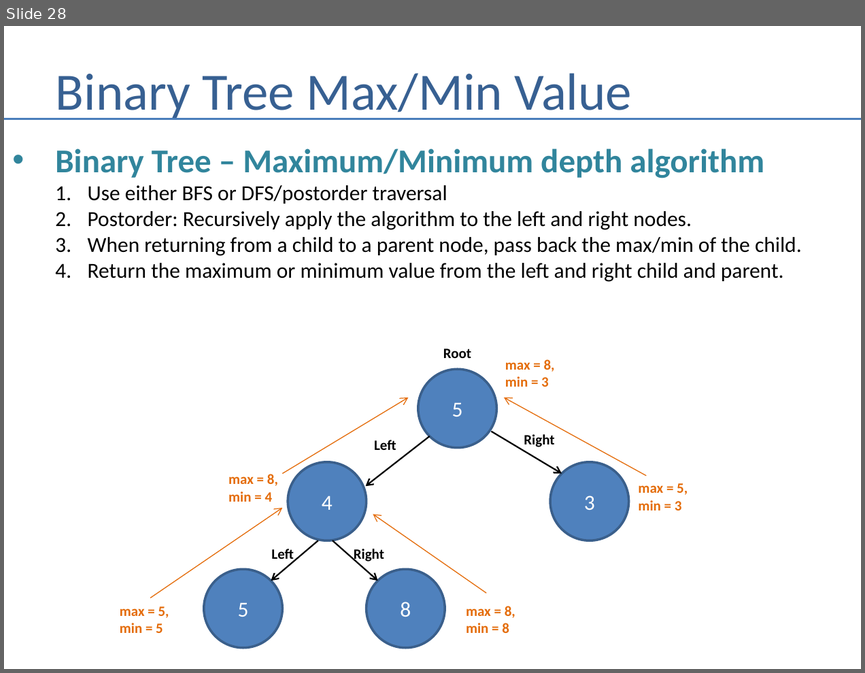
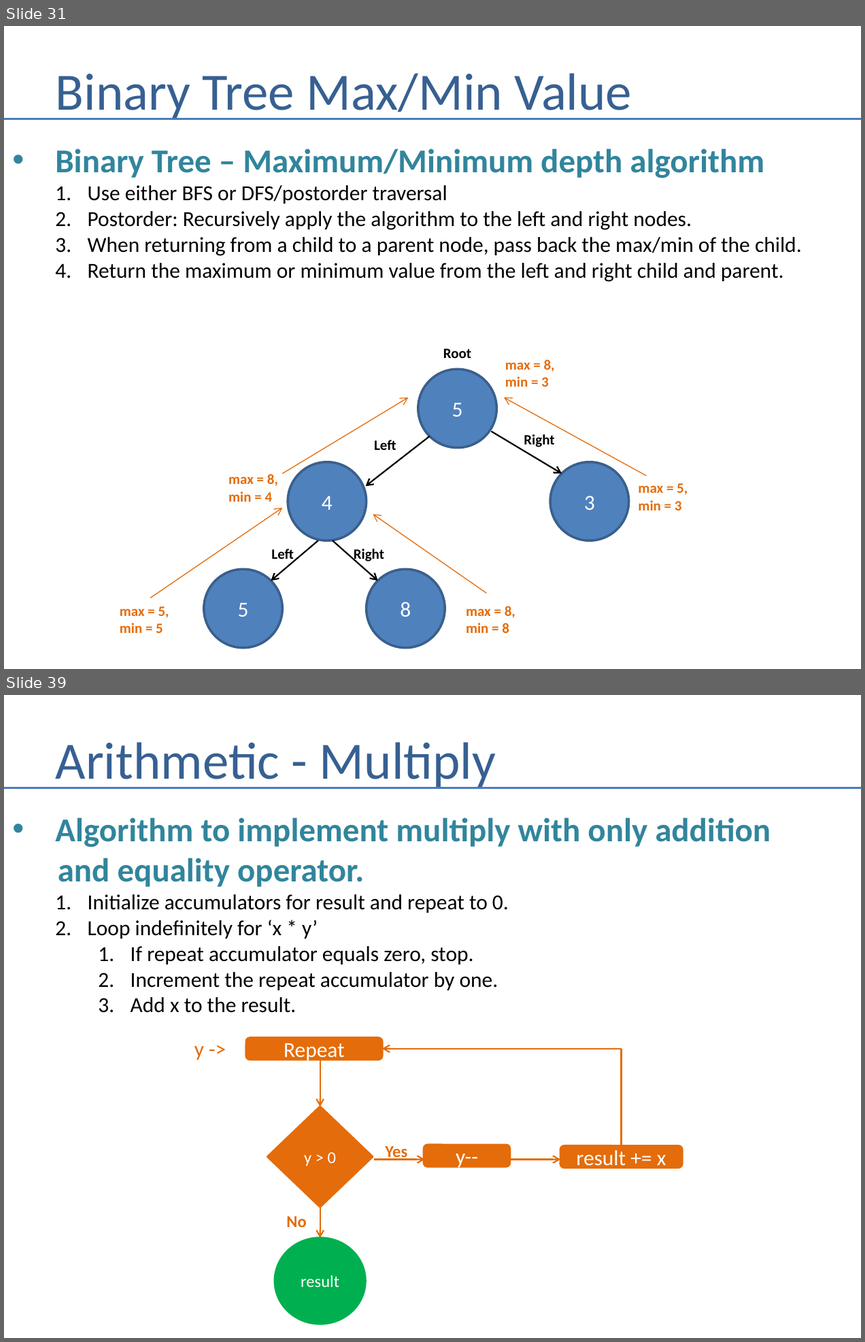
Before and after one commit to andrewferlitsch/Portland-Data-Science-Group, a slide deck: Presentations/Whiteboarding.pptx. Shown one above the other, each under a label of ours: slide 28 before the commit, slides 31 and 39 after it; the slides between them are not shown. The pictures are 865x673 and 865x1342 pixels, drawn with LibreOffice and Linux fonts; fonts in the diff are those of the drawing. Boxes give left, top, right and bottom in pixels: in the first picture for what was removed or moved away, otherwise in the second. Text is boxed around its words. In the diff, an @@ line names an element or a change of style, - is before the commit and + after.

```diff
--- a/Presentations/Whiteboarding.pptx
+++ b/Presentations/Whiteboarding.pptx
@@ slide 39 added at (4,695,861,1338), background #FFFFFF @@
@@ title added at (56,742,496,789), 44 pt, text #376092 @@
+Arithmetic - Multiply
@@ line added from (4, 787) to (861, 787), #4B7EBC 1.5 pt @@
@@ text added at (55,817,770,1013), 18 pt, text #000000 @@
+• Algorithm to implement multiply with only addition
+and equality operator.
+  1. Initialize accumulators for result and repeat to 0.
+  2. Loop indefinitely for ‘x * y’
+    1. If repeat accumulator equals zero, stop.
+    2. Increment the repeat accumulator by one.
+    3. Add x to the result.
@@ rounded rectangle added at (247,1038,382,1059), fill #E46C0A, outline #E46C0A 2 pt, 18 pt, text #FFFFFF @@
+Repeat
@@ text added at (194,1046,204,1059), 18 pt, text #E46C0A @@
+y ->
@@ arrow added from (320, 1059) to (320, 1106), #E46C0A 1.25 pt @@
@@ arrow added from (621, 1048) to (382, 1048), #E46C0A 1.25 pt @@
@@ line added from (621, 1146) to (621, 1048), #E46C0A 1.25 pt @@
@@ diamond added at (268,1106,373,1206), fill #E46C0A, outline #E46C0A 2 pt, 14 pt, text #FFFFFF @@
+y > 0
@@ arrow added from (373, 1159) to (425, 1159), #E46C0A 1.25 pt @@
@@ text added at (385,1146,407,1160), 14 pt, text #E46C0A, bold @@
+Yes
@@ rounded rectangle added at (424,1145,509,1166), fill #E46C0A, outline #E46C0A 2 pt, 18 pt, text #FFFFFF @@
+y--
@@ arrow added from (509, 1159) to (560, 1159), #E46C0A 1.25 pt @@
@@ rounded rectangle added at (560,1146,682,1167), fill #E46C0A, outline #E46C0A 2 pt, 18 pt, text #FFFFFF @@
+result += x
@@ text added at (286,1216,306,1227), 14 pt, text #E46C0A, bold @@
+No
@@ arrow added from (320, 1206) to (320, 1238), #E46C0A 1.25 pt @@
@@ ellipse added at (275,1238,364,1323), fill #00B050, outline #00B050 2 pt, 14 pt, text #FFFFFF @@
+result
@@ what was slide 28 is now slide 31 @@
```
Also in this commit, not shown: 2 slides changed, 27 other slides added.
